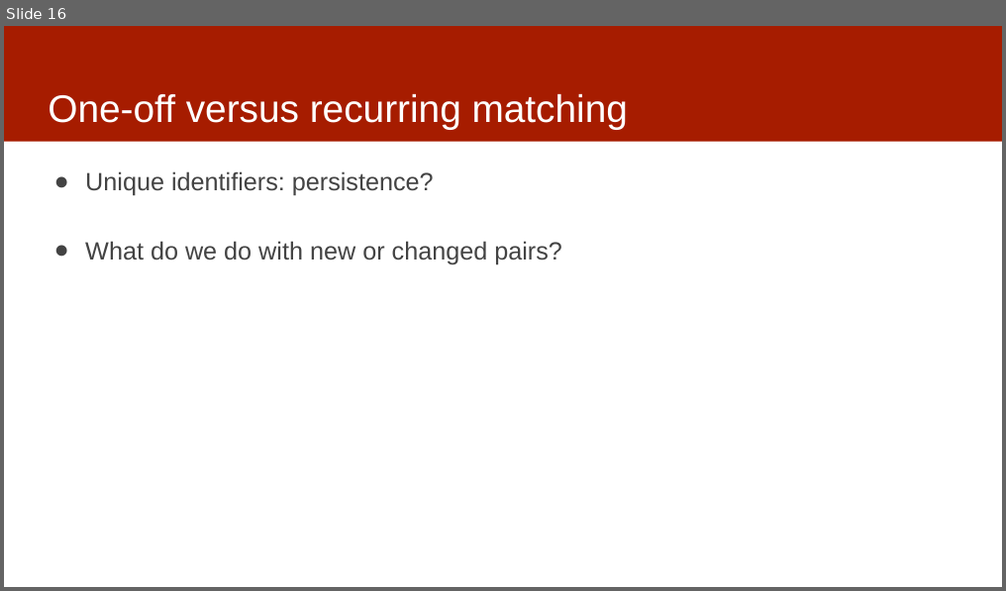
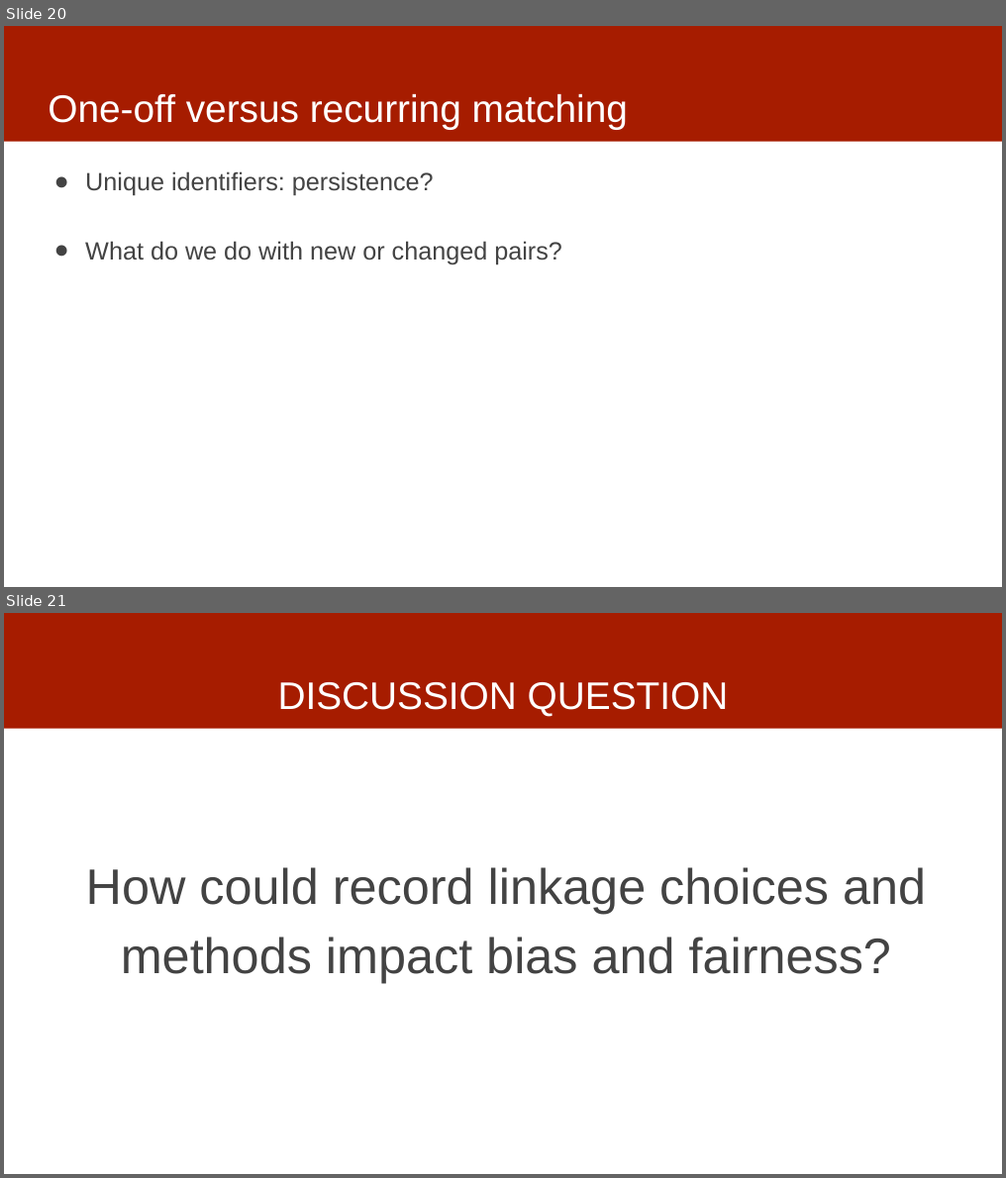
Before and after one commit to dssg/mlforpublicpolicylab, a slide deck: 02 - Case Studies and Acquiring Data/data.pptx. Shown one above the other, each under a label of ours: slide 16 before the commit, slides 20 and 21 after it. The pictures are 1006x591 and 1006x1178 pixels, drawn with LibreOffice and Linux fonts; fonts in the diff are those of the drawing. Boxes give left, top, right and bottom in pixels: in the first picture for what was removed or moved away, otherwise in the second. Text is boxed around its words. In the diff, an @@ line names an element or a change of style, - is before the commit and + after.

```diff
--- a/02 - Case Studies and Acquiring Data/data.pptx
+++ b/02 - Case Studies and Acquiring Data/data.pptx
@@ slide 21 added at [4, 613, 1002, 1174], background #FFFFFF; not listed: 1 template element that a slide beside it also shows @@
@@ title added at [278, 682, 729, 717], 37 pt, text #FFFFFF @@
+DISCUSSION QUESTION
@@ text added at [86, 867, 926, 974], 48 pt, text #434343 @@
+How could record linkage choices and methods impact bias and fairness?
@@ what was slide 16 is now slide 20 @@
```
Also in this commit, not shown: 2 slides changed, 4 other slides added, 1 slide removed.
